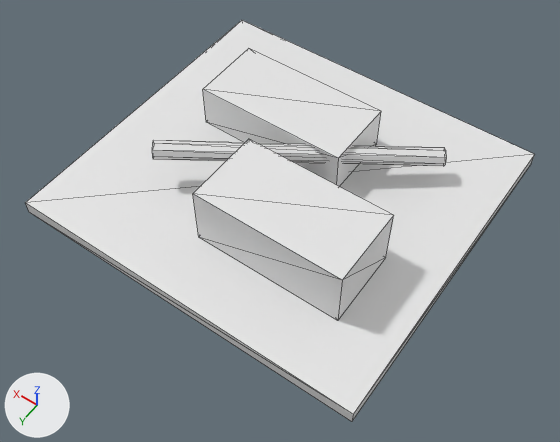
One commit to the glTF model assets/source/buildings/directorate/sources/logistics/storage_depot/destroyed.gltf: the scene before it, then after it.
Both versions are drawn from a 50 mm camera at (-0.715, 1.003, 0.965) aimed at (-0.058, 0.083, -0.48). Lighting does not change. The marker at lower left points along +X, +Y and +Z. The older version comes first. Mesh edges are drawn as thin lines. Vertices at exactly the same position are counted once.

The older version as bpy lines, for what is in view:
```python
me_destroyed = bpy.data.meshes.new('destroyed')
me_destroyed.from_pydata(...)  # 40 vertices, 64 faces; spans x -0.46..0.46, y -0.45..0.4, z -0.5..-0.31
ob_destroyed = bpy.data.objects.new('destroyed', me_destroyed)
ob_destroyed.location = (0.0, 0.0, 0.0)
```
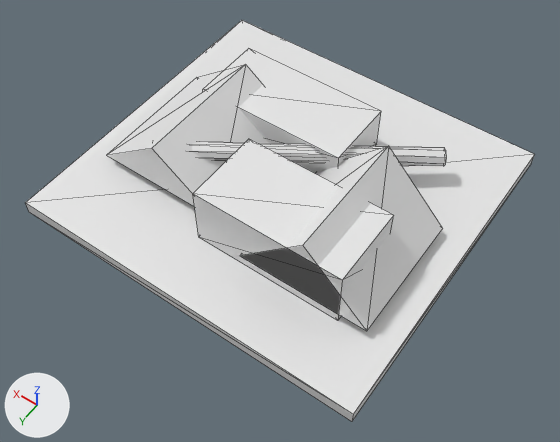
Pixel boxes (x1, y1, x2, y2) of what changed, in the pictures (560 x 442 px):
part 1 of me_destroyed, added: after (107, 64, 443, 331)

Diff of the bpy script that builds the scene:
```diff
--- a/assets/source/buildings/directorate/sources/logistics/storage_depot/destroyed.gltf.py
+++ b/assets/source/buildings/directorate/sources/logistics/storage_depot/destroyed.gltf.py
@@ me_destroyed @@
 # used by ob_destroyed; location = (0.0, 0.0, 0.0)
-me_destroyed.from_pydata(...)  # 40 vertices, 64 faces; spans x -0.46..0.46, y -0.45..0.4, z -0.5..-0.31
+me_destroyed.from_pydata(...)  # 52 vertices, 80 faces; spans x -0.46..0.46, y -0.45..0.4, z -0.5..-0.27
+# me_destroyed part 1
+# 12 vertices are added at x -0.39..0.39, y -0.16..0.24, z -0.44..-0.27
+# 16 new faces join them
```
